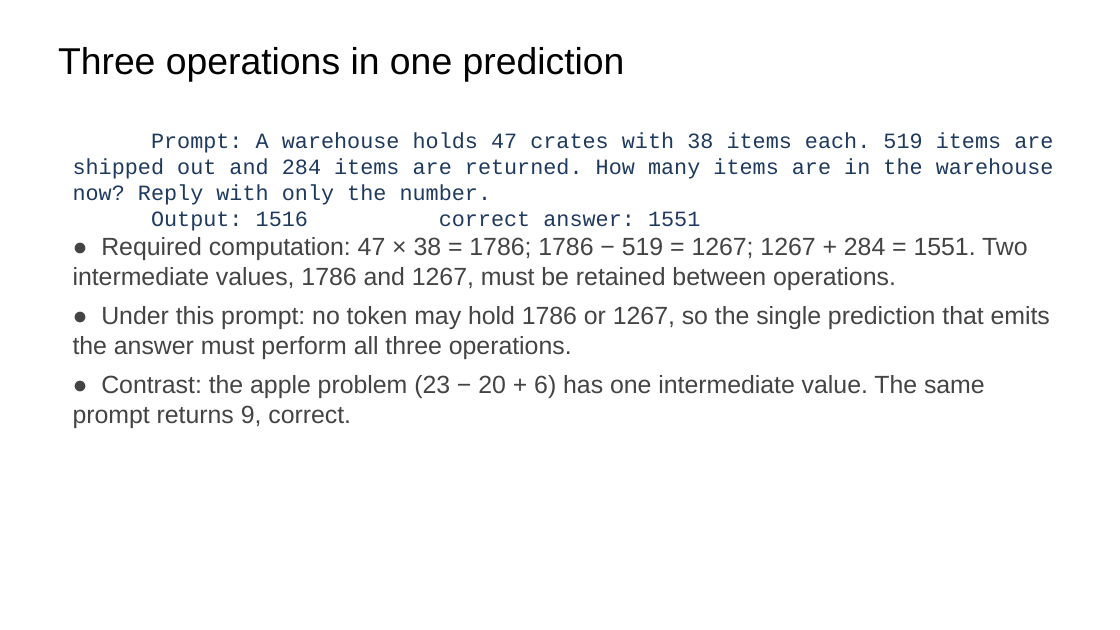
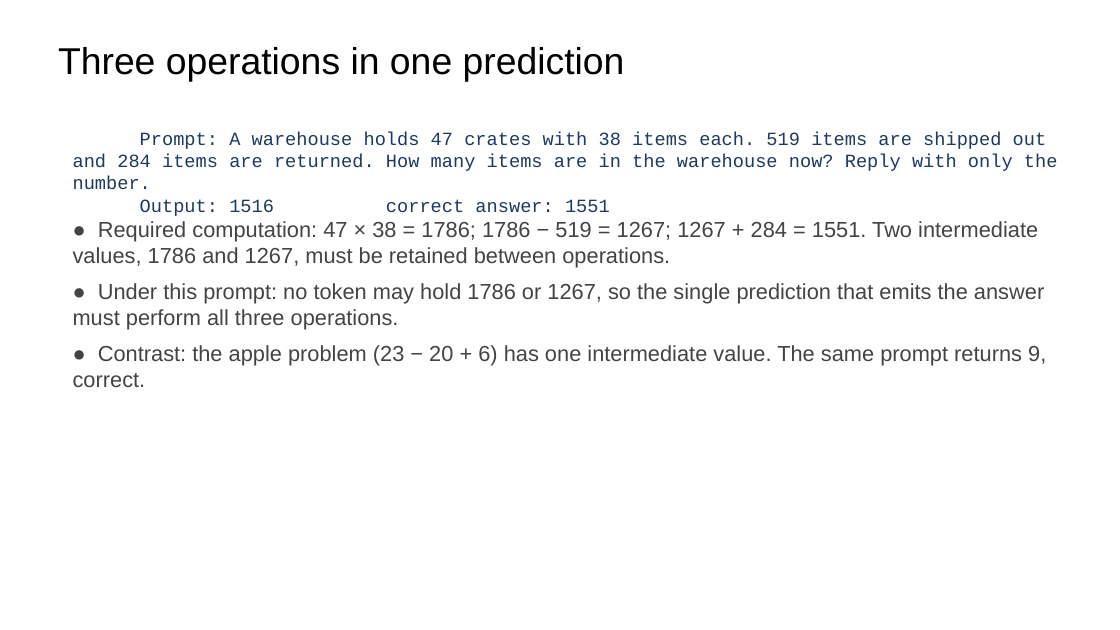
Before and after one commit to ralbu85/stml_2026, a slide deck: slide 9 of lectures/week02/slides-draft-w2.pptx. Drawn at 1120x630 pixels with LibreOffice and Linux fonts; fonts in the diff are those of the drawing. Boxes give left, top, right and bottom in pixels: in the first picture for what was removed or moved away, otherwise in the second. Text is boxed around its words. In the diff, an @@ line names an element or a change of style, - is before the commit and + after.

```diff
--- a/lectures/week02/slides-draft-w2.pptx
+++ b/lectures/week02/slides-draft-w2.pptx
@@ text "Prompt: A warehouse holds 47 ..." at <box>73,132,1058,387</box>: size 14 to 12 pt in "Prompt: A warehouse holds 47 crates with ...", "Output: 1516 correct answer: 1551"; size 16 to 14 pt in "● Required computation: 47 × 38 = ...", "● Under this prompt: no token may ...", "● Contrast: the apple problem (23 − ..." @@
```
Also in this commit, not shown: 11 other slides changed, 1 other file.
